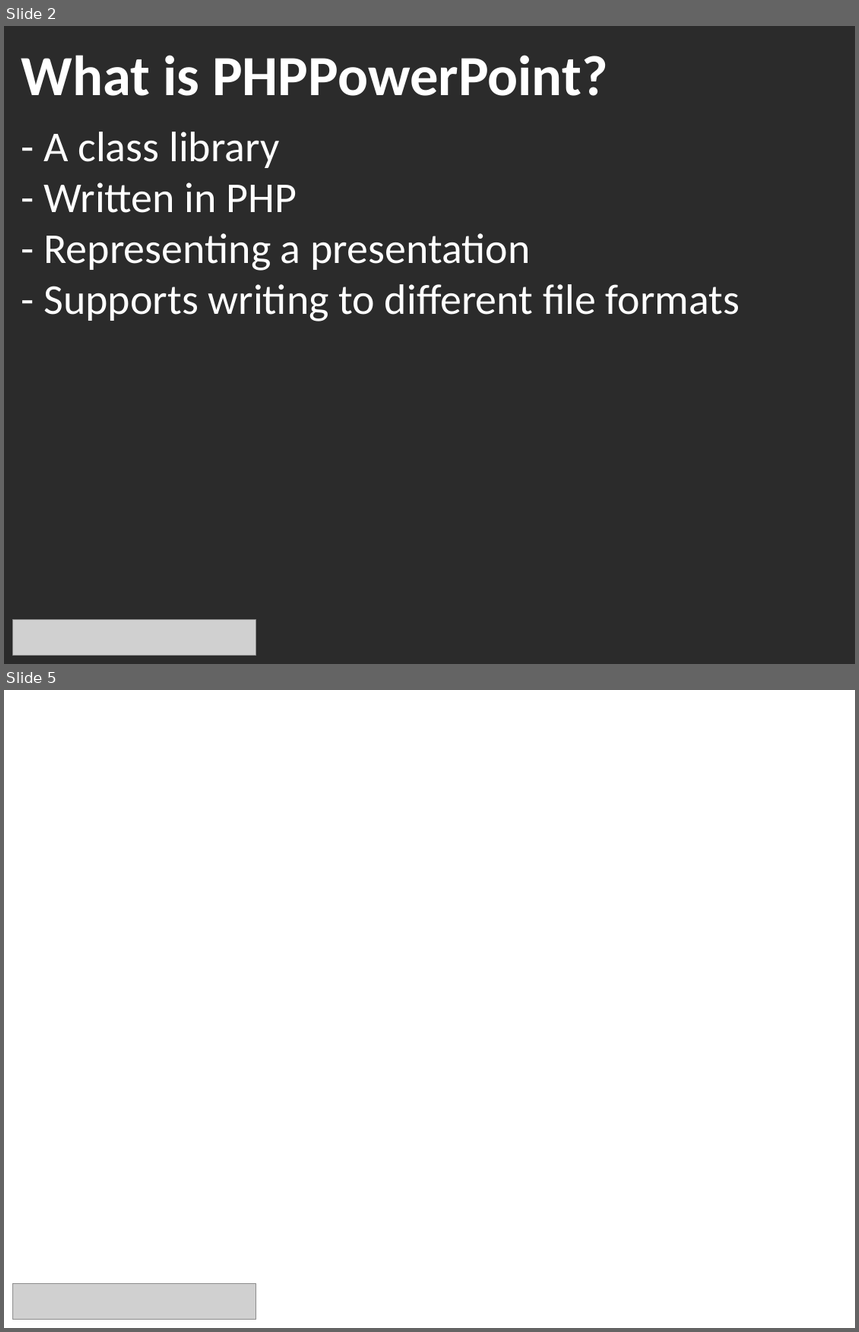
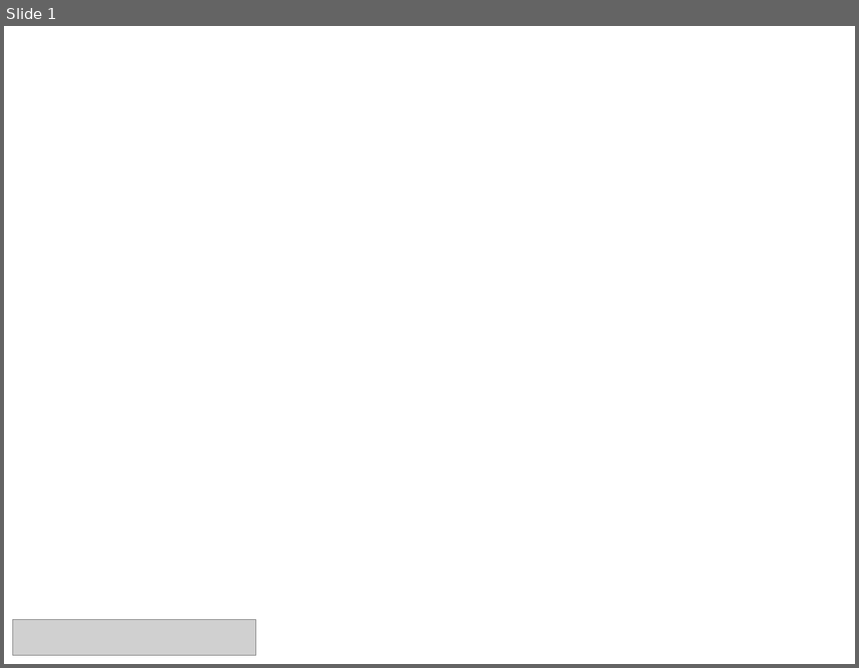
Before and after one commit to jLKisni/PitchItUp, a slide deck: 02presentation.pptx. Shown one above the other, each under a label of ours: slides 2 and 5 before the commit, slide 1 after it; the slides between them are not shown. The pictures are 859x1332 and 859x668 pixels, drawn with LibreOffice and Linux fonts; fonts in the diff are those of the drawing; grey boxes stand for pictures; background and template pictures are left out; a plain dark background stands for a picture behind light text. Boxes give left, top, right and bottom in pixels: in the first picture for what was removed or moved away, otherwise in the second. Text is boxed around its words. In the diff, an @@ line names an element or a change of style, - is before the commit and + after.

```diff
--- a/02presentation.pptx
+++ b/02presentation.pptx
@@ slide 2 removed at (4, 26, 855, 664), background picture (left out) @@
@@ text removed at (21, 55, 608, 96) @@
-What is PHPPowerPoint?
@@ text removed at (44, 132, 740, 322) @@
-- A class library
-- Written in PHP
-- Representing a presentation
-- Supports writing to different file formats
@@ picture removed at (12, 620, 255, 656) @@
@@ what was slide 5 is now slide 1 @@
```
Also in this commit, not shown: 4 slides added, 3 other slides removed, 3 other files.
